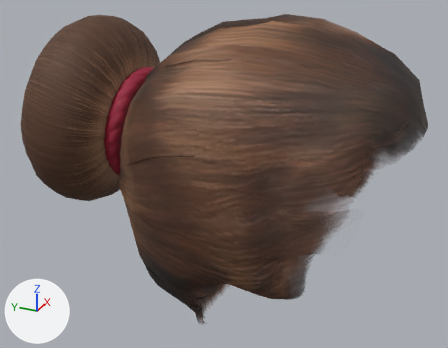
What one commit did to the glTF model assets/modular/hair/rehmanpolanski_hair_bun_brown_female.glb.
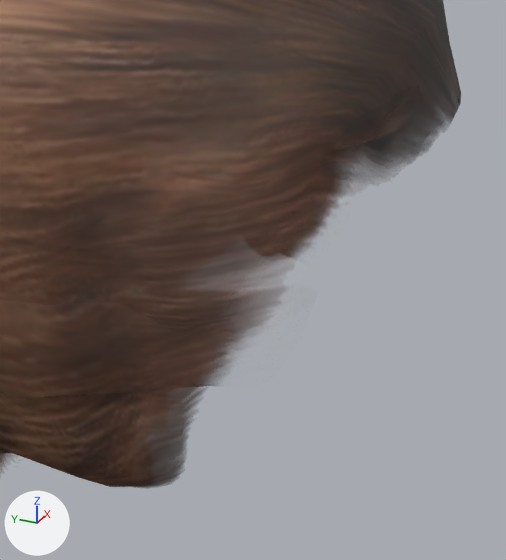
The first picture shows the older version from a 50 mm camera at (-0.307, -0.137, 1.743) aimed at (0.003, 0.002, 1.588). The close-ups show the older and then the newer version on the part from 50% to 100% of the width and 24% to 95% of the height of that picture. Only the edits that show in the close-ups are written down. The lights are fixed; the arrows at lower left show +X, +Y and +Z.

Script lines for the objects in view, before the commit:
```python
mat_human_rehmanpolanski_hair_bun_brown = principled_material('Human.rehmanpolanski_hair_bun_brown')
mat_human_rehmanpolanski_hair_bun_brown.texture = img_hair_bun_brown  # with its transparency
mat_human_rehmanpolanski_hair_bun_brown.roughness = 0.7
me_hair_bun_brown = bpy.data.meshes.new('hair_bun_brown')
me_hair_bun_brown.from_pydata(...)  # 2524 vertices, 4432 faces; spans x -0.078..0.076, y -0.11..0.12, z 1.479..1.684
me_hair_bun_brown.materials.append(mat_human_rehmanpolanski_hair_bun_brown)  # picture img_hair_bun_brown
ob_human_rehmanpolanski_hair_bun_brown = bpy.data.objects.new('Human.rehmanpolanski_hair_bun_brown', me_hair_bun_brown)
ob_human_rehmanpolanski_hair_bun_brown.location = (0.0, 0.0, 0.0)
```
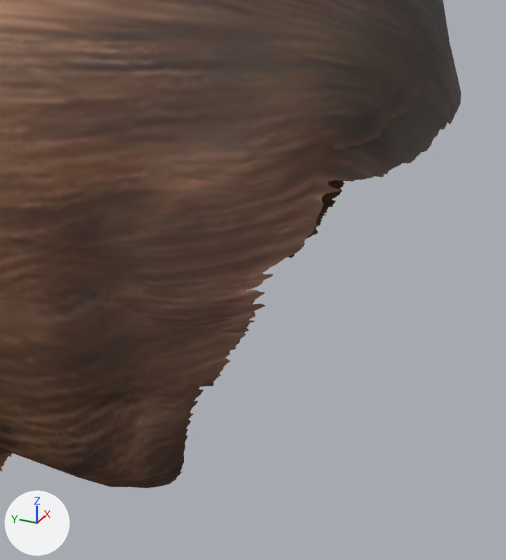
What differs and where, as boxes [x1, y1, x2, y2] in the close-ups (506 x 560 px):
'Human.rehmanpolanski_hair_bun_brown', surface changed
    both: [0, 92, 460, 488]

What changed in the scene script:
```text
Change mat_human_rehmanpolanski_hair_bun_brown:
    add n3 = _N.new('ShaderNodeMath'); n3.name = 'Math'
    add n3.operation = 'SUBTRACT'
    add n3.inputs[0].default_value = 1.0  # 'Value'
    add n4 = _N.new('ShaderNodeMath'); n4.name = 'Math.001'
    add n4.operation = 'LESS_THAN'
    where n2 = _N.new('ShaderNodeTexImage'); n2.name = 'Image Texture'
    where n0 = _N.new('ShaderNodeBsdfPrincipled'); n0.name = 'Principled BSDF'
    remove _L.new(n2.outputs[1], n0.inputs[4])  # 'Alpha' to 'Alpha'
    add _L.new(n3.outputs[0], n0.inputs[4])  # 'Value' to 'Alpha'
    add _L.new(n4.outputs[0], n3.inputs[1])  # 'Value' to 'Value'
    add _L.new(n2.outputs[1], n4.inputs[0])  # 'Alpha' to 'Value'
```
